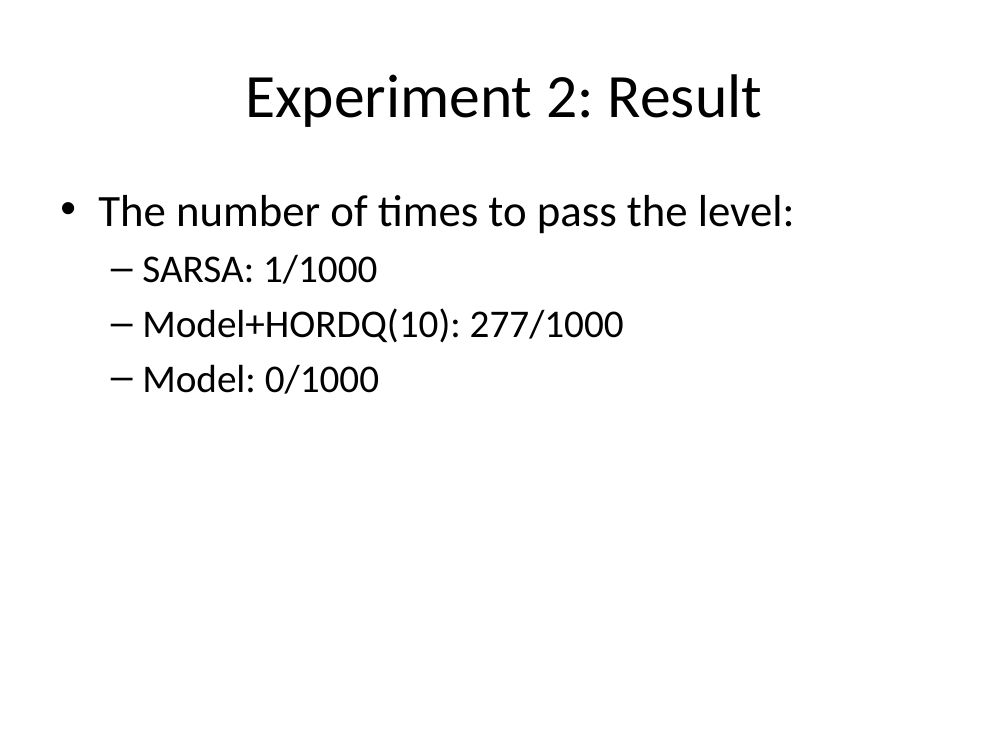
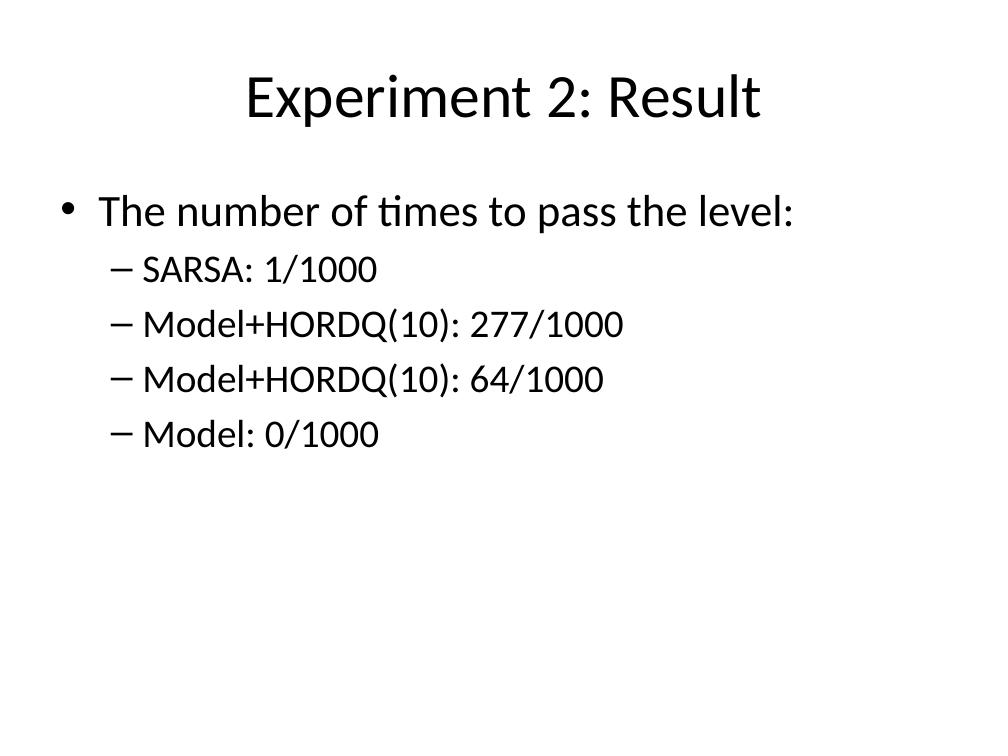
Before and after one commit to lono175/Thesis, a slide deck: slide 39 of OptimalPlanning.pptx. Drawn at 1008x756 pixels with LibreOffice and Linux fonts; fonts in the diff are those of the drawing. Boxes give left, top, right and bottom in pixels: in the first picture for what was removed or moved away, otherwise in the second. Text is boxed around its words. In the diff, an @@ line names an element or a change of style, - is before the commit and + after.

```diff
--- a/OptimalPlanning.pptx
+++ b/OptimalPlanning.pptx
@@ text at bbox=[142, 363, 604, 398]: paragraph added @@
+  – Model+HORDQ(10): 64/1000
```
Also in this commit, not shown: 2 other slides changed, 3 slides added.
